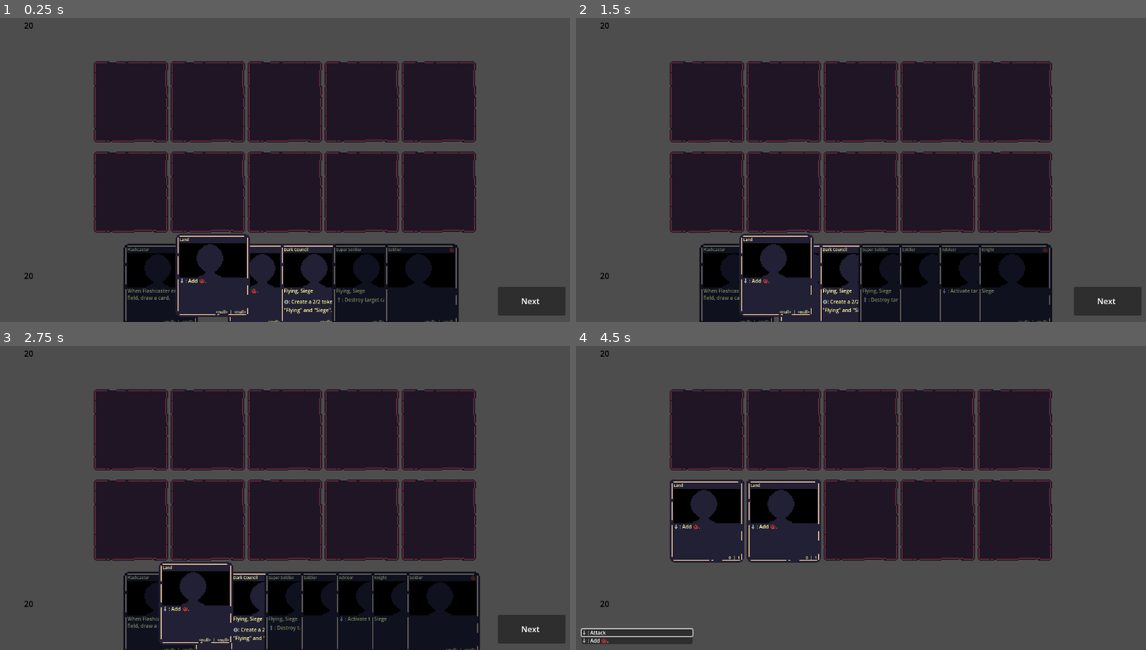
Above: before the commit, frames 1-4 (two rows, left to right).
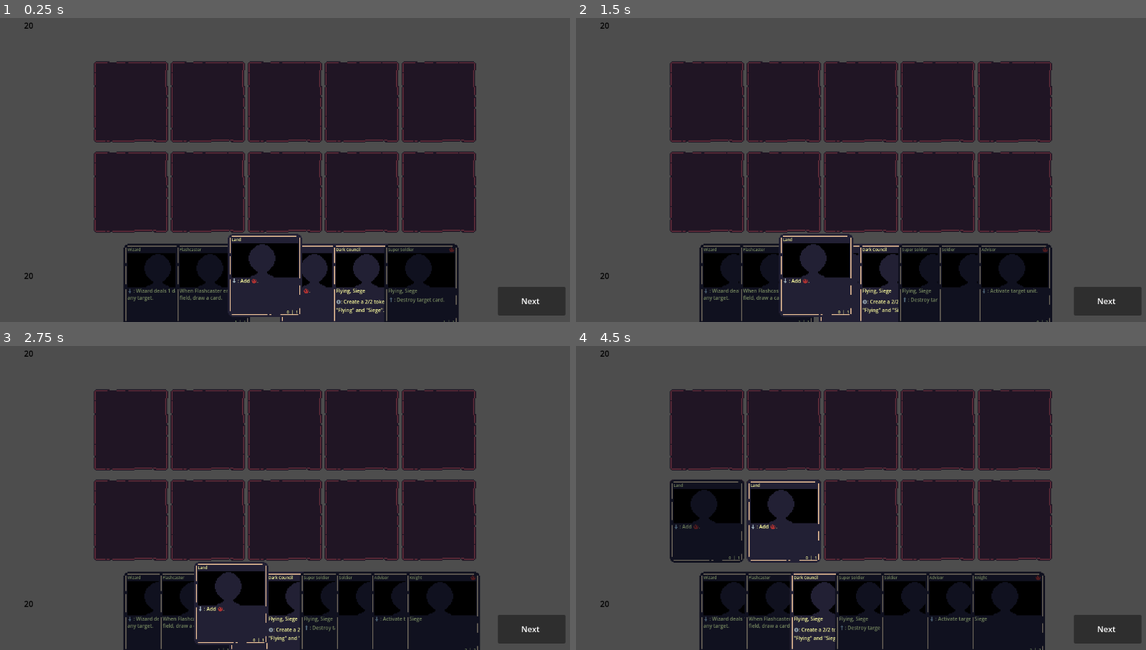
Above: after the commit, the same moments.

Repository: SvenDH/grammar-card-game
Game: Godot game, scene res://world.tscn
Same seed, same stepped clock (60 frames per second), same inputs: the game is played once before the commit and once after it.
Inputs (mouse positions are in pixels of both pictures, inside the frame that each line leads up to):
- Up to frame 1 (0.25 s): no input
- Up to frame 2 (1.5 s): click "Next" at 0.5 s; click "Next" at 1.25 s
- Up to frame 3 (2.75 s): click "Next" at 2 s
- Up to frame 4 (4.5 s): tap Enter (ui_accept) at 2.75, 3.02, 3.5, 3.77, 4.25 s; move the mouse to (707, 519) at 2.77 s; click (707, 519) at 2.92 s; move the mouse to (712, 485) at 3.52 s; click (712, 485) at 3.67 s; move the mouse to (712, 525) at 4.27 s; click (712, 525) at 4.42 s

The runs differ from the first frame. In frame 1, 3.3% of the frame differs, in the area x 22-80%, y 71-100%; in frame 2, 2.8%; in frame 3, 2.8%; in frame 4, 17%, in the area x 0-100%, y 44-100%.
Error before the commit: Invalid assignment of property or key 'ability' with value of type 'Resource (Card)' on a base object of type 'Control (Ability)'. (res://CardInstance.gd:143)
Error after the commit: Invalid assignment of property or key 'ability' with value of type 'Resource (Card)' on a base object of type 'Control (Ability)'. (res://CardInstance.gd:144)

Commit message:
Add damaging

Diff:
--- a/project/CardGame.gd
+++ b/project/CardGame.gd
@@ -107,20 +107,19 @@
 		await new_ability.resolve()
 
 func pick(ability: Ability, obj, place = null):
-	if obj:
-		var n = obj.targets(ability)
-		if n > 0:
-			for _i in n:
-				var found = query(ability, obj, place)
-				if len(found) == 0:
-					return ability.targets
-				var choice = await priority.choose("target", found)
-				if choice == null:
-					return null
-				ability.targets.append(choice)
-			return ability.targets
-	else:
+	if obj == null:
 		while true:
+			var found = query(ability, obj, place)
+			if len(found) == 0:
+				return ability.targets
+			var choices = await priority.choose("target", found)
+			if choices == null:
+				return null
+			ability.targets.append_array(choices)
+			return choices
+	var n = obj.targets(ability)
+	if n > 0:
+		for _i in n:
 			var found = query(ability, obj, place)
 			if len(found) == 0:
 				return ability.targets
@@ -128,12 +127,13 @@
 			if choice == null:
 				return null
 			ability.targets.append(choice)
+		return ability.targets
 	return query(ability, obj, place)
 
 func query(ability: Ability, obj, place = null, n: int = -1) -> Array:
 	var found := []
 	for player in players:
-		if obj.match_query(ability, player):
+		if obj == null or obj.match_query(ability, player):
 			found.append(player)
 		found.append_array(player.query(ability, obj, place))
 	if n > 0:
--- a/project/CardInstance.gd
+++ b/project/CardInstance.gd
@@ -42,8 +42,8 @@
 
 func _ready():
 	if card:
-		power = self.power
-		health = self.health
+		power = card.power
+		health = card.health
 		name_label.text = card.name
 		for i in len(card.costs):
 			var c = card.costs[len(card.costs)-1-i]
@@ -106,11 +106,12 @@
 	var card = game.get_field(opponents[0], field_index)
 	await deactivate()
 	if card:
-		await card.damage(power)
+		await card.damage(power, self)
 	else:
-		await opponents[0].damage(power)
-
-func damage(amount: int):
+		await opponents[0].damage(power, self)
+
+func damage(amount: int, source: CardInstance):
+	# TODO: Check invurnability (and for source)
 	health -= amount
 	await _check_dead()
 
--- a/project/CardPlayer.gd
+++ b/project/CardPlayer.gd
@@ -139,7 +139,8 @@
 	clear_essence()
 	_end()
 
-func damage(amount: int):
+func damage(amount: int, source: CardInstance):
+	# TODO: Check dead and invurnability
 	life -= amount
 
 func clear_essence():
--- a/project/CardPlayer.tscn
+++ b/project/CardPlayer.tscn
@@ -145,9 +145,10 @@
 offset_bottom = 638.0
 
 [node name="AbilityMenu" type="PanelContainer" parent="Control4"]
+visible = false
 layout_mode = 2
 offset_left = 4.0
-offset_top = -2.0
+offset_top = -64.0
 offset_right = 227.0
 offset_bottom = -2.0
 grow_vertical = 0
--- a/project/HumanPlayer.gd
+++ b/project/HumanPlayer.gd
@@ -13,6 +13,8 @@
 	submit_button.hide()
 	ability_menu.hide()
 	ability_menu.reset()
+	hand.reset()
+	board.reset()
 	print(command)
 	if command == "action":
 		if len(choices) == 0:
@@ -65,18 +67,16 @@
 		return false
 
 	elif command == "discard":
-		board.reset()
 		hand.show()
 		var selected := []
-		print(n)
 		while true:
 			if len(selected) == n:
 				submit_button.show()
 				hand.highlight(selected)
 				var card = await action_done
 				if card is String and card == "submit":
-					print(card)
 					return selected
+
 				selected.erase(card)
 				card.deselect()
 			else:
@@ -106,21 +106,34 @@
 		return action
 
 	elif command == "target":
-		pass_button.show()
-		for player in game.players:
-			player.board.highlight(choices)
+		var selected := []
+		while true:
+			if len(selected) == n:
+				submit_button.show()
+				for player in game.players:
+					player.board.highlight(selected)
+				var card = await action_done
+				if card is String and card == "submit":
+					return selected
 
-		var card = await action_done
-		board.reset()
-		pass_button.hide()
-		if card is String and card == "pass":
-			return null
-
-		return card
+				selected.erase(card)
+				card.deselect()
+			else:
+				submit_button.hide()
+				for player in game.players:
+					player.board.highlight(choices)
+				var card = await action_done
+				if card in selected:
+					selected.erase(card)
+					card.deselect()
+				else:
+					selected.append(card)
+					card.select()
 
 	elif command == "ability":
 		ability_menu.show()
 		ability_menu.set_abilities(choices)
+
 		var ability = await action_done
 		if ability is String and ability == "pass":
 			return null
--- a/project/cards/Wizard.tres
+++ b/project/cards/Wizard.tres
@@ -1,65 +1,56 @@
-[gd_resource load_steps=14 format=2 type="Resource" script_class="Card"]
+[gd_resource type="Resource" script_class="Card" load_steps=14 format=3 uid="uid://dq007udvisihi"]
 
-[ext_resource path="res://Card.gd" type="Script" id=1]
+[ext_resource type="Script" path="res://Card.gd" id="1"]
+[ext_resource type="Script" path="res://ir/ActivatedAbility.gd" id="3"]
+[ext_resource type="Script" path="res://ir/Effect.gd" id="5"]
+[ext_resource type="Script" path="res://ir/SubjectEffect.gd" id="7"]
+[ext_resource type="Script" path="res://effects/DealsAbility.gd" id="9"]
+[ext_resource type="Script" path="res://ir/Object.gd" id="11"]
+[ext_resource type="Script" path="res://ir/Card.gd" id="13"]
 
-[ext_resource path="res://ir/ActivatedAbility.gd" type="Script" id=3]
-
-[ext_resource path="res://ir/Effect.gd" type="Script" id=5]
-
-[ext_resource path="res://ir/SubjectEffect.gd" type="Script" id=7]
-
-[ext_resource path="res://effects/DealsAbility.gd" type="Script" id=9]
-
-[ext_resource path="res://ir/Object.gd" type="Script" id=11]
-
-[ext_resource path="res://ir/Card.gd" type="Script" id=13]
-
-[sub_resource type="Resource" id=8]
-script = ExtResource( 9 )
+[sub_resource type="Resource" id="8"]
+script = ExtResource("9")
 amount = 1
-recipients = [ 25 ]
+recipients = [25]
 spread = false
 
-[sub_resource type="Resource" id=12]
-script = ExtResource( 13 )
+[sub_resource type="Resource" id="12"]
+script = ExtResource("13")
 ref = 1
 type = 0
 extra = 0
-prefixes = [  ]
-suffixes = [  ]
-withwhat = null
+prefixes = []
+suffixes = []
 without = 0
 copies = false
 
-[sub_resource type="Resource" id=10]
-script = ExtResource( 11 )
-objects = [ SubResource( 12 ) ]
+[sub_resource type="Resource" id="10"]
+script = ExtResource("11")
+objects = [SubResource("12")]
 each = false
 
-[sub_resource type="Resource" id=6]
-script = ExtResource( 7 )
-effects = [ SubResource( 8 ) ]
-subject = SubResource( 10 )
-foreach = null
-condition = null
+[sub_resource type="Resource" id="6"]
+script = ExtResource("7")
+effects = [SubResource("8")]
+subject = SubResource("10")
 
-[sub_resource type="Resource" id=4]
-script = ExtResource( 5 )
-effects = [ SubResource( 6 ) ]
+[sub_resource type="Resource" id="4"]
+script = ExtResource("5")
+effects = Array[Resource("res://BaseEffect.gd")]([SubResource("6")])
 optional = false
 
-[sub_resource type="Resource" id=2]
-script = ExtResource( 3 )
-costs = [ "T" ]
-effect = SubResource( 4 )
+[sub_resource type="Resource" id="2"]
+script = ExtResource("3")
+costs = ["T"]
+effect = SubResource("4")
 text = "{T}: Wizard deals 1 damage to any target."
 
 [resource]
-script = ExtResource( 1 )
+script = ExtResource("1")
 name = "Wizard"
-costs = [ 2, "B" ]
-types = [ 1 ]
-subtypes = [  ]
-abilities = [ SubResource( 2 ) ]
+costs = ["R"]
+types = [1]
+subtypes = []
+abilities = [SubResource("2")]
 power = 1
 health = 2
--- a/project/effects/DealsAbility.gd
+++ b/project/effects/DealsAbility.gd
@@ -15,8 +15,10 @@
 		if res == null:
 			return null
 		for d in res:
+			print(d, amount)
 			results.append([d, getnumber(amount, ability)])
 	return results
 
-func resolve(_ability: Ability, obj, amount: int):
-	obj.damage(amount)
+func resolve(_ability: Ability, source: CardInstance, obj, damage: int):
+	print(obj, damage)
+	obj.damage(damage, source)
--- /dev/null
+++ b/project/effects/PayessenceEffect.gd
@@ -0,0 +1,11 @@
+extends Node
+
+
+# Called when the node enters the scene tree for the first time.
+func _ready():
+	pass # Replace with function body.
+
+
+# Called every frame. 'delta' is the elapsed time since the previous frame.
+func _process(delta):
+	pass
--- /dev/null
+++ b/project/effects/SacrificeEffect.gd
@@ -0,0 +1,24 @@
+extends BaseEffect
+
+@export var objects: ObjectMatch
+
+func targets(ability: Ability):
+	return objects.targets(ability)
+
+func has_target():
+	return objects.has_target()
+
+func activate(ability: Ability):
+	var player = ability.subject
+	var results = []
+	var res = await ability.game.pick(ability, objects, ZoneMatch.ZoneEnum.board)
+	if res == null:
+		return null
+	for d in res:
+		results.append([d])
+	return results
+
+func resolve(_ability: Ability, player: CardPlayer, card: CardInstance):
+	# Check to see if card has changed location?
+	await player.remove(card)
+	await player.place(card, ZoneMatch.ZoneEnum.pile)
--- a/project/world.tscn
+++ b/project/world.tscn
@@ -9,6 +9,7 @@
 [ext_resource type="Resource" uid="uid://cf2jh85iihy7" path="res://cards/Super Soldier.tres" id="7_1f7se"]
 [ext_resource type="Resource" uid="uid://cat6c0fxqp8sy" path="res://cards/Land.tres" id="8_6k7is"]
 [ext_resource type="Resource" uid="uid://biv212ic14gcg" path="res://cards/Flashcaster.tres" id="9_ruy6u"]
+[ext_resource type="Resource" uid="uid://dq007udvisihi" path="res://cards/Wizard.tres" id="10_cvpjb"]
 [ext_resource type="PackedScene" uid="uid://5lnisp7xta8e" path="res://CardBot.tscn" id="10_rfjup"]
 [ext_resource type="Script" path="res://CardPile.gd" id="11_eynfs"]
 
@@ -20,7 +21,7 @@
 script = ExtResource("1_cwwvb")
 
 [node name="CardPlayer" parent="CardGame" instance=ExtResource("2_3quxd")]
-cards = Array[Resource("res://Card.gd")]([ExtResource("4_8hm …(180 unchanged characters)… ource("8_6k7is"), ExtResource("9_ruy6u")])
+cards = Array[Resource("res://Card.gd")]([ExtResource("4_8hm …(180 unchanged characters)… ource("8_6k7is"), ExtResource("9_ruy6u"), ExtResource("10_cvpjb")])
 
 [node name="Board" parent="CardGame/CardPlayer/Control" index="0"]
 focus_neighbor_top = NodePath("../../../CardBot/Control/Board")
Not shown: 1 places in project/world.tscn that only renumber resources
Not shown, changed: cards/cards2.txt
